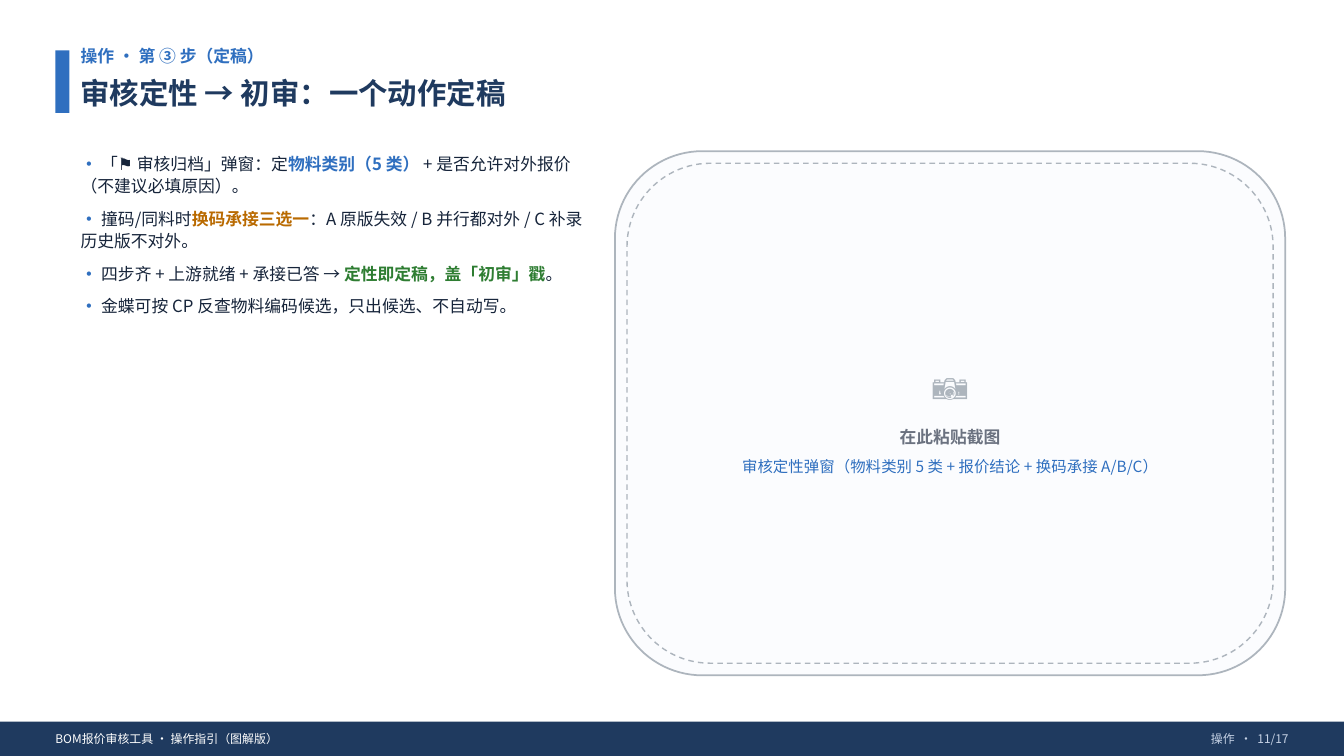
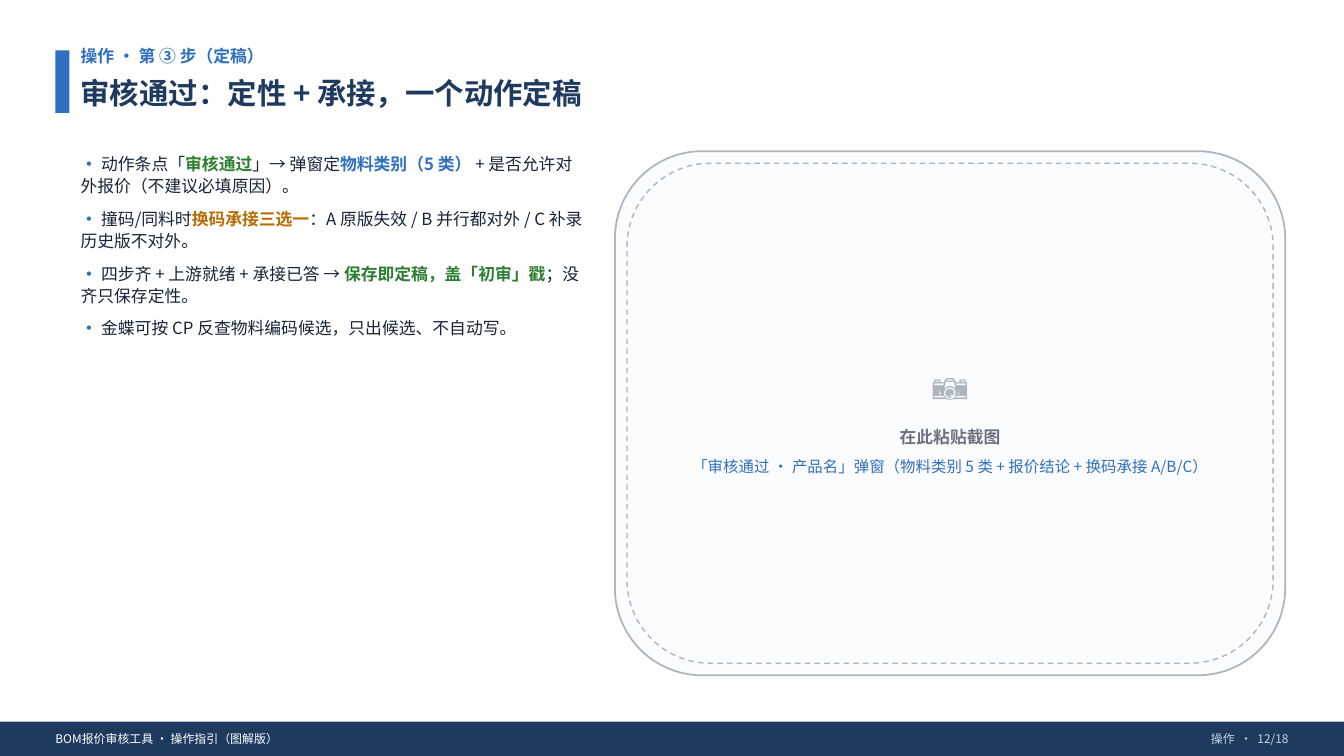
Before and after one commit to ReginaldZeng/accounting-workbench, a slide deck: slide 12 of 01_Current_Deliverables/docs/20260903_BOM报价审核/BOM报价审核工具_操作指引_图解版_20260909.pptx (slide 11 before the commit). Drawn at 1344x756 pixels with LibreOffice and Linux fonts; fonts in the diff are those of the drawing. Boxes give left, top, right and bottom in pixels: in the first picture for what was removed or moved away, otherwise in the second. Text is boxed around its words. In the diff, an @@ line names an element or a change of style, - is before the commit and + after.

```diff
--- a/01_Current_Deliverables/docs/20260903_BOM报价审核/BOM报价审核工具_操作指引_图解版_20260909.pptx
+++ b/01_Current_Deliverables/docs/20260903_BOM报价审核/BOM报价审核工具_操作指引_图解版_20260909.pptx
@@ text at [81,78,582,108]: text changed @@
-审核定性 → 初审：一个动作定稿
+审核通过：定性 + 承接，一个动作定稿
@@ text at [81,155,572,194]: text changed @@
-• 「⚑ 审核归档」弹窗：定物料类别（5 类） + 是否允许对外报价（不建议必填原因）。
+• 动作条点「审核通过」→ 弹窗定物料类别（5 类） + 是否允许对外报价（不建议必填原因）。
@@ text at [81,265,579,304]: text changed @@
-• 四步齐 + 上游就绪 + 承接已答 → 定性即定稿，盖「初审」戳。
+• 四步齐 + 上游就绪 + 承接已答 → 保存即定稿，盖「初审」戳；没齐只保存定性。
@@ text at [692,459,1208,475]: text changed @@
-审核定性弹窗（物料类别 5 类 + 报价结论 + 换码承接 A/B/C）
+「审核通过 · 产品名」弹窗（物料类别 5 类 + 报价结论 + 换码承接 A/B/C）
@@ text at [1211,733,1288,745]: text changed @@
-操作 · 11/17
+操作 · 12/18
```
Also in this commit, not shown: 16 other slides changed, 1 slide added, 2 other files.
